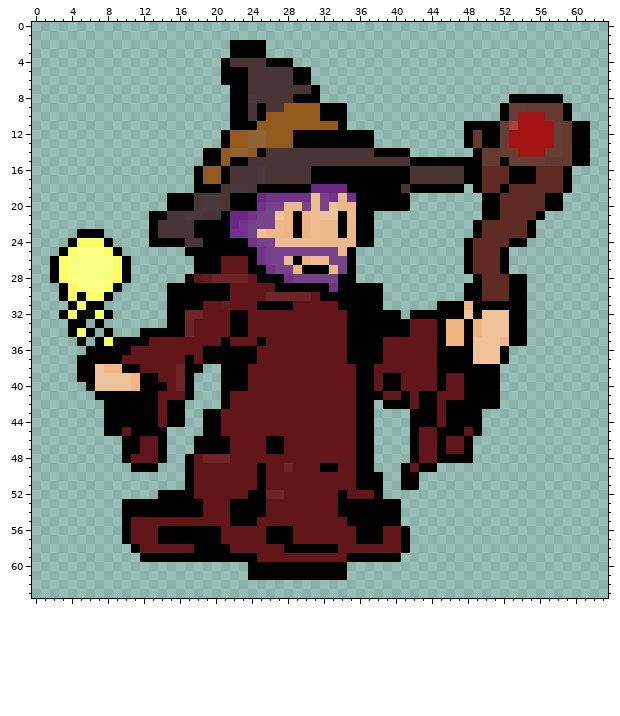
Two versions of one pixel-art sprite, public/assets/characters/mage-attack.png. This is how it looked before the edit.
The file is 64x64 pixels.
After the commit:
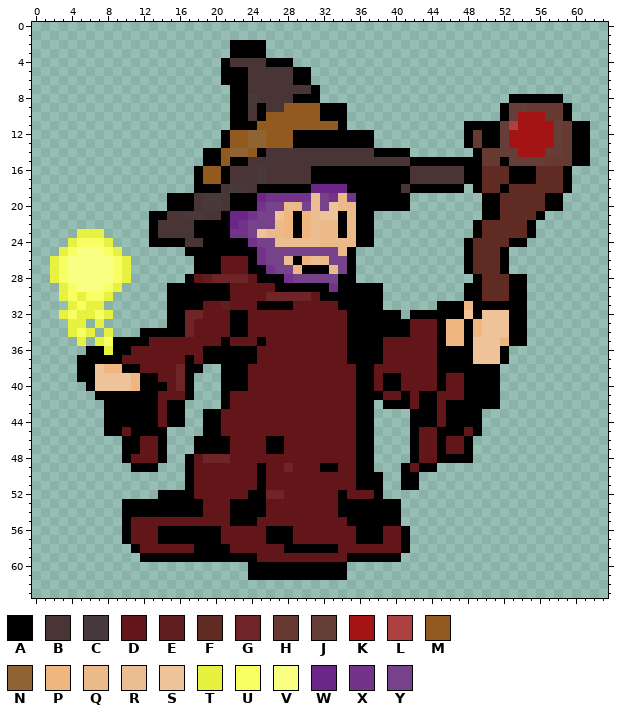
Palette (. is transparent): A #000000  B #493436  C #483a3c  D #621619  E #601e21  F #602b22  G #6f2528  H #663931  J #653e37  K #a41414  L #ad4040  M #925a1e  N #906333  P #f1b67f  Q #ecb988  R #ecbd91  S #eec39a  T #e7f13f  U #f7ff62  V #f8ff82  W #6c2687  X #73338c  Y #76428a
The exact change:
y 23: x 5..7 AAA -> TTT
y 24: x 4 A -> T; x 8 A -> T
y 25: x 3 A -> T; x 9 A -> T
y 26..28: x 2 A -> T; x 10 A -> T
y 29: x 3 A -> T; x 9 A -> T
y 30: x 3 A -> T; x 5 A -> T; x 8 A -> T
y 31: x 4 A -> T; x 6..7 AA -> TT
y 32: x 3 A -> T; x 5..6 AA -> TT; x 8 A -> T
y 33: x 4..5 AA -> TT; x 7 A -> T
y 34: x 4 A -> T; x 6 A -> T; x 8 A -> T
y 35: x 5 A -> T; x 7 A -> T
y 36: x 8 A -> T
Boxes around the changes in both pictures, in picture pixels (x1, y1, x2, y2):
changed: (50, 229, 131, 355)
